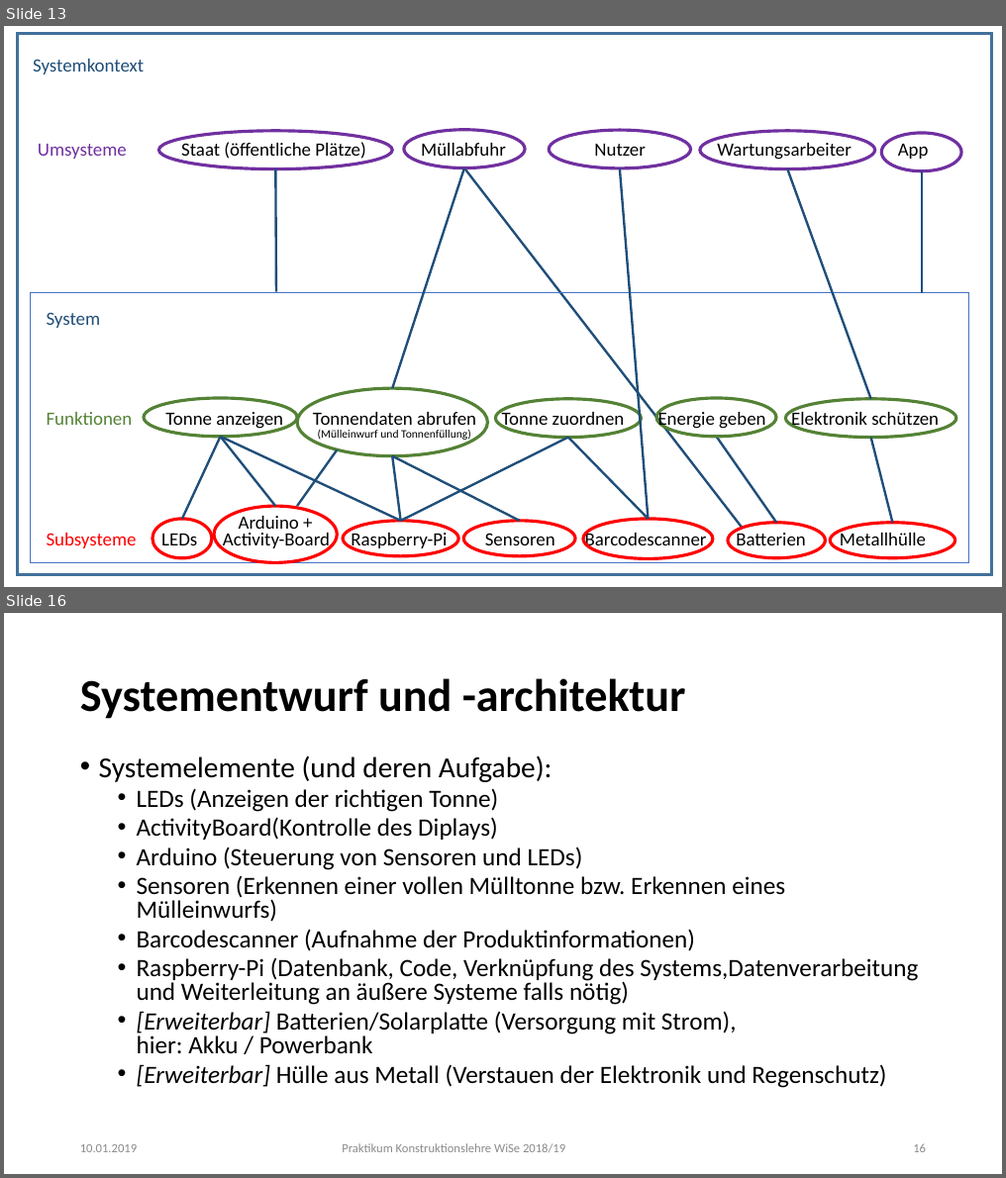
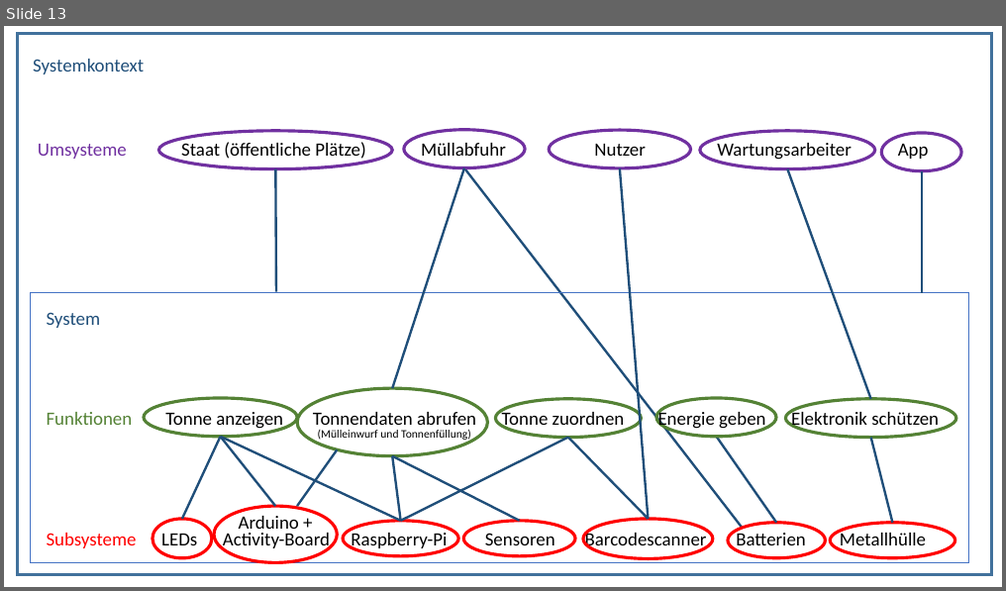
Before and after one commit to KLPraktikum/Code, a slide deck: Praktikum_KonLe_Doku.pptx. Shown one above the other, each under a label of ours: slides 13 and 16 before the commit, slide 13 after it; the slides between them are not shown. The pictures are 1006x1178 and 1006x591 pixels, drawn with LibreOffice and Linux fonts; fonts in the diff are those of the drawing; background and template pictures are left out. Boxes give left, top, right and bottom in pixels: in the first picture for what was removed or moved away, otherwise in the second. Text is boxed around its words. In the diff, an @@ line names an element or a change of style, - is before the commit and + after.

```diff
--- a/Praktikum_KonLe_Doku.pptx
+++ b/Praktikum_KonLe_Doku.pptx
@@ slide 16 removed at (x1=4, y1=613, x2=1002, y2=1174), background #FFFFFF @@
@@ title removed at (x1=80, y1=678, x2=686, y2=719) @@
-Systementwurf und -architektur
@@ text removed at (x1=99, y1=756, x2=918, y2=1088) @@
-• Systemelemente (und deren Aufgabe):
-  • LEDs (Anzeigen der richtigen Tonne)
-  • ActivityBoard(Kontrolle des Diplays)
-  • Arduino (Steuerung von Sensoren und LEDs)
-  • Sensoren (Erkennen einer vollen Mülltonne bzw. Erkennen eines Mülleinwurfs)
-  • Barcodescanner (Aufnahme der Produktinformationen)
-  • Raspberry-Pi (Datenbank, Code, Verknüpfung des Systems,Datenverarbeitung und Weiterleitung an äußere Systeme falls nötig)
-  • [Erweiterbar] Batterien/Solarplatte (Versorgung mit Strom),
-    hier: Akku / Powerbank
-  • [Erweiterbar] Hülle aus Metall (Verstauen der Elektronik und Regenschutz)
@@ text removed at (x1=80, y1=1145, x2=137, y2=1153) @@
-10.01.2019
@@ text removed at (x1=342, y1=1144, x2=565, y2=1153) @@
-Praktikum Konstruktionslehre WiSe 2018/19
@@ page number removed at (x1=913, y1=1144, x2=926, y2=1153) @@
-16
```
Also in this commit, not shown: 33 slides changed, 1 other file.
